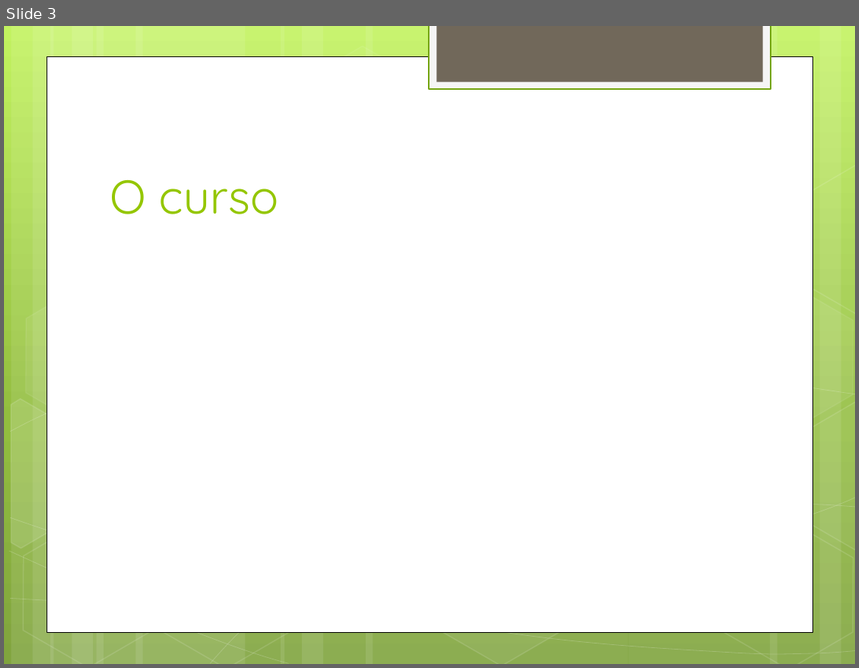
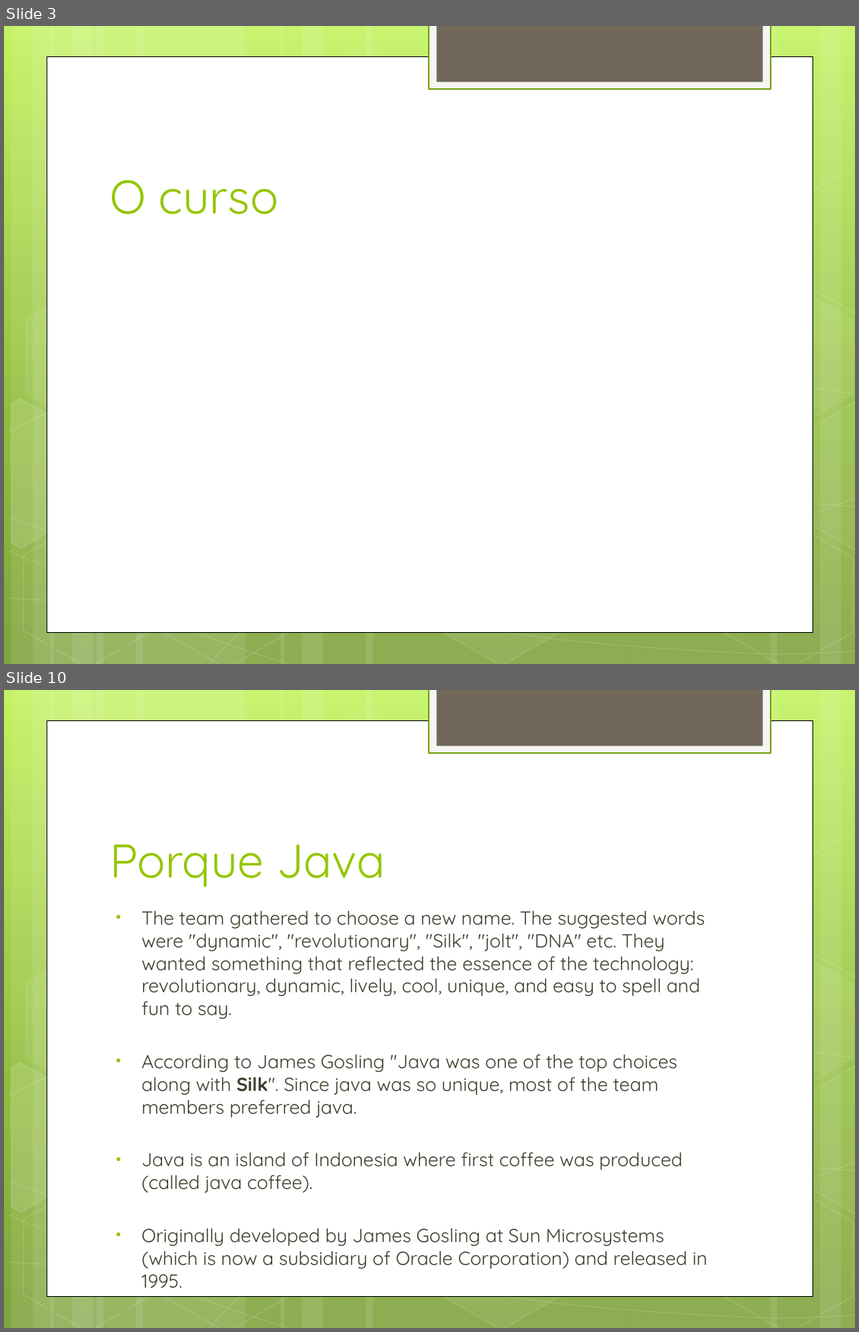
Before and after one commit to daividssilverio/altaperformance, a slide deck: doc/Alta Performance com Java.pptx. Shown one above the other, each under a label of ours: slide 3 before the commit, slides 3 and 10 after it; the slides between them are not shown. The pictures are 859x668 and 859x1332 pixels, drawn with LibreOffice and Linux fonts; fonts in the diff are those of the drawing. Boxes give left, top, right and bottom in pixels: in the first picture for what was removed or moved away, otherwise in the second. Text is boxed around its words. In the diff, an @@ line names an element or a change of style, - is before the commit and + after.

Commit message:
slide

```diff
--- a/doc/Alta Performance com Java.pptx
+++ b/doc/Alta Performance com Java.pptx
@@ slide 10 added at [4, 690, 855, 1328], background gradient #C3F35F to #93BF3F to #81A53E; not listed: 31 template elements that a slide beside it also shows @@
@@ title added at [110, 844, 385, 888], 40 pt, text #94C600 @@
+Porque Java
@@ text added at [142, 910, 708, 1288], 16 pt, text #3E3D2D @@
+• The team gathered to choose a new name. The suggested words were "dynamic", "revolutionary", "Silk", "jolt", "DNA" etc. They wanted something that reflected the essence of the technology: revolutionary, dynamic, lively, cool, unique, and easy to spell and fun to say.
+• According to James Gosling "Java was one of the top choices along with Silk". Since java was so unique, most of the team members preferred java.
+• Java is an island of Indonesia where first coffee was produced (called java coffee).
+• Originally developed by James Gosling at Sun Microsystems (which is now a subsidiary of Oracle Corporation) and released in 1995.
```
Also in this commit, not shown: 21 other slides added, 2 slides removed.
